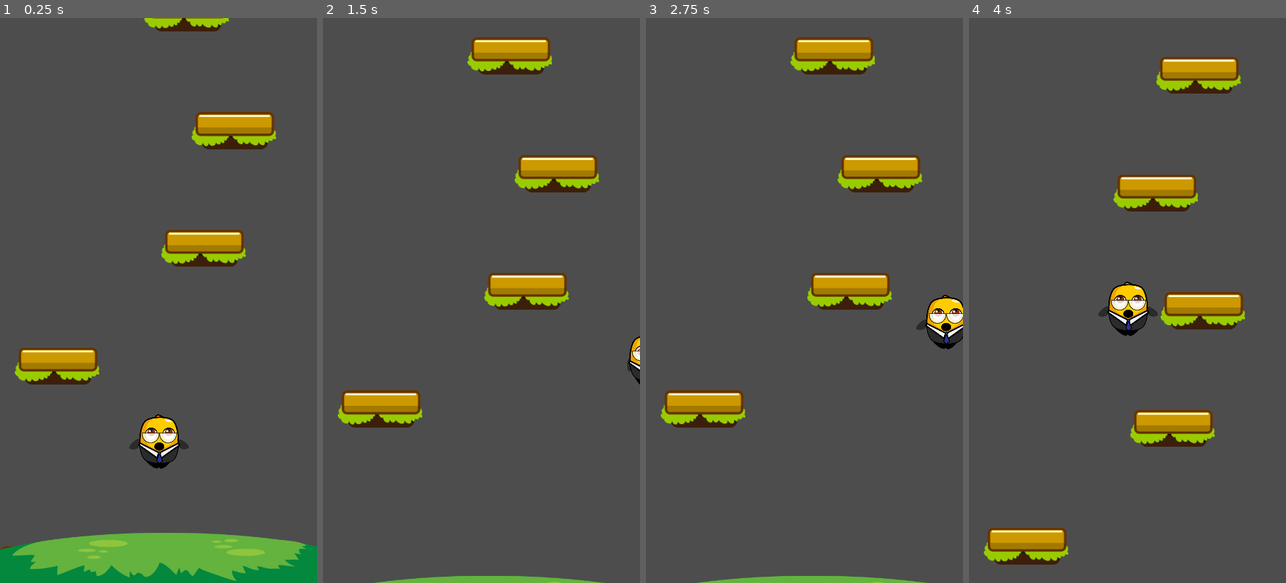
Above: before the commit, frames 1-4 (left to right).
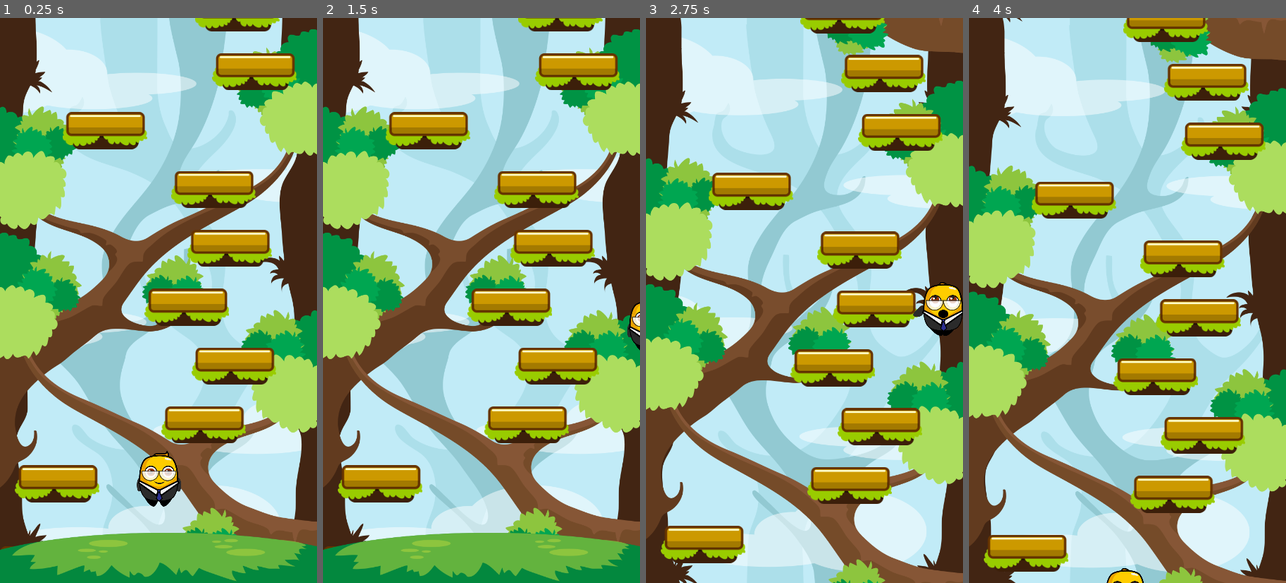
Above: after the commit, the same moments.

Repository: heliosalesjr/jumperMobile
Game: Godot game, scene res://scenes/game.tscn
The game is run twice, just before and just after one commit, with the same random seed, the same clock (stepped at 60 frames per second) and the same inputs.
Inputs:
- Up to frame 1 (0.25 s): no input
- Up to frame 2 (1.5 s): hold Right (move_right) from 0.53 s (still down)
- Up to frame 3 (2.75 s): release Right (move_right) at 2.03 s; hold Left (move_left) from 2.03 s (still down)
- Up to frame 4 (4 s): release Left (move_left) at 2.78 s; hold Right (move_right) from 2.78 s (still down)

The runs differ from the first frame. In frame 1, 91% of the frame differs, in the area x 0-100%, y 0-95%; in frame 2, 100%, in the area x 0-100%, y 0-100%; in frame 3, 100%; in frame 4, 99%.

Commit message:
parallax backgrounds

Diff:
--- a/scenes/game.tscn
+++ b/scenes/game.tscn
@@ -1,32 +1,14 @@
-[gd_scene load_steps=5 format=3 uid="uid://cqmw1ip1rni0c"]
+[gd_scene load_steps=7 format=3 uid="uid://cqmw1ip1rni0c"]
 
 [ext_resource type="Script" path="res://scripts/game.gd" id="1_gj6ou"]
-[ext_resource type="PackedScene" uid="uid://c6binrdaanegn" path="res://scenes/platform.tscn" id="3_vpal5"]
 [ext_resource type="PackedScene" uid="uid://o0o74x0jjwxr" path="res://scenes/level_generator.tscn" id="4_2ndur"]
+[ext_resource type="Texture2D" uid="uid://gs8y24kkb45r" path="res://assets/textures/bg/Layer1.png" id="4_d23gh"]
 [ext_resource type="Texture2D" uid="uid://r7deh5cqhqjq" path="res://assets/textures/bg/Ground.png" id="4_v7hmi"]
+[ext_resource type="Texture2D" uid="uid://dgbch28n3igfe" path="res://assets/textures/bg/Layer2.png" id="5_1ceux"]
+[ext_resource type="Texture2D" uid="uid://27a6j6gko2gg" path="res://assets/textures/bg/Layer3.png" id="6_62qqw"]
 
 [node name="Game" type="Node2D"]
 script = ExtResource("1_gj6ou")
-
-[node name="Platform" parent="." instance=ExtResource("3_vpal5")]
-visible = false
-position = Vector2(188, 820)
-
-[node name="Platform5" parent="." instance=ExtResource("3_vpal5")]
-visible = false
-position = Vector2(440, 820)
-
-[node name="Platform6" parent="." instance=ExtResource("3_vpal5")]
-visible = false
-position = Vector2(319, 823)
-
-[node name="Platform7" parent="." instance=ExtResource("3_vpal5")]
-visible = false
-position = Vector2(62, 820)
-
-[node name="Platform8" parent="." instance=ExtResource("3_vpal5")]
-visible = false
-position = Vector2(-67, 817)
 
 [node name="LevelGenerator" parent="." instance=ExtResource("4_2ndur")]
 
@@ -35,3 +17,32 @@
 scale = Vector2(0.7, 0.7)
 texture = ExtResource("4_v7hmi")
 offset = Vector2(0, -61)
+
+[node name="ParallaxBackground" type="ParallaxBackground" parent="."]
+
+[node name="ParallaxLayer" type="ParallaxLayer" parent="ParallaxBackground"]
+motion_scale = Vector2(0.1, 0.1)
+motion_mirroring = Vector2(0, 1935)
+
+[node name="Sprite2D" type="Sprite2D" parent="ParallaxBackground/ParallaxLayer"]
+scale = Vector2(0.675, 0.675)
+texture = ExtResource("4_d23gh")
+centered = false
+
+[node name="ParallaxLayer2" type="ParallaxLayer" parent="ParallaxBackground"]
+motion_scale = Vector2(0.5, 0.5)
+motion_mirroring = Vector2(0, 1935)
+
+[node name="Sprite2D" type="Sprite2D" parent="ParallaxBackground/ParallaxLayer2"]
+scale = Vector2(0.675, 0.675)
+texture = ExtResource("5_1ceux")
+centered = false
+
+[node name="ParallaxLayer3" type="ParallaxLayer" parent="ParallaxBackground"]
+motion_scale = Vector2(0.85, 0.85)
+motion_mirroring = Vector2(0, 1935)
+
+[node name="Sprite2D" type="Sprite2D" parent="ParallaxBackground/ParallaxLayer3"]
+scale = Vector2(0.675, 0.675)
+texture = ExtResource("6_62qqw")
+centered = false
--- a/scripts/level_generator.gd
+++ b/scripts/level_generator.gd
@@ -3,9 +3,9 @@
 @onready var platform_parent = $PlatformParent
 
 var platform_scene = preload("res://scenes/platform.tscn")
-# Level gen variables
+
 var start_platform_y
-var y_distance_between_platforms = 200
+var y_distance_between_platforms = 100
 var level_size = 50
 var generated_platform_count = 0
 var viewport_size
@@ -52,7 +52,7 @@
 		print(location)
 		create_platform(location)
 		generated_platform_count += 1
-		print(generated_platform_count)
+	print(generated_platform_count)
 
 func create_platform(location: Vector2):
 	var platform = platform_scene.instantiate()
